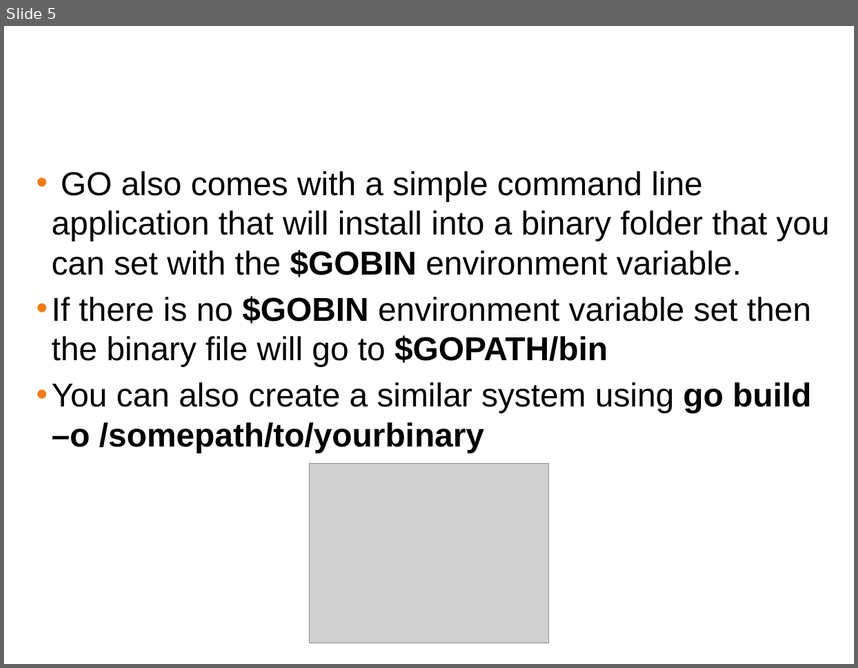
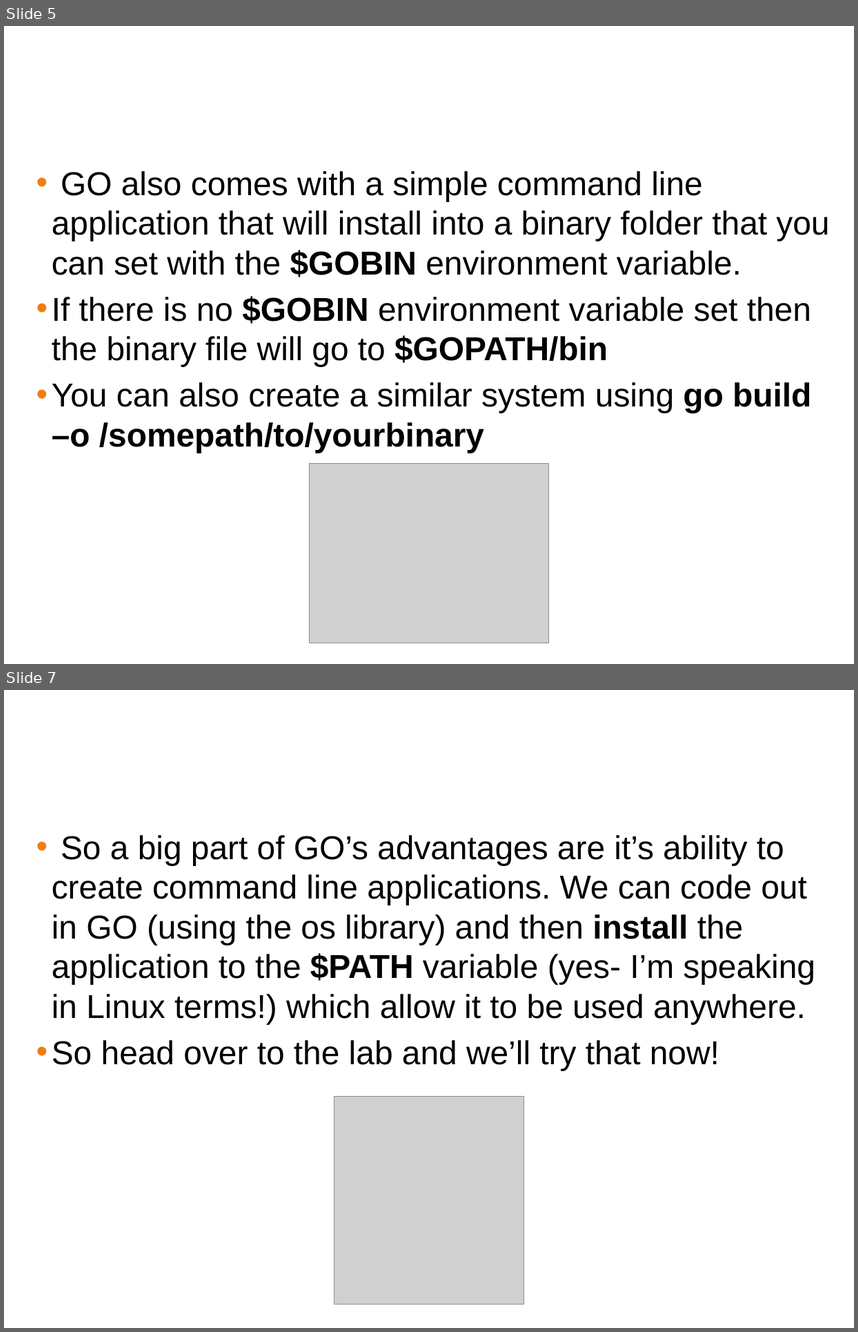
Before and after one commit to ferninphilly/golang_vmware, a slide deck: Module_5/presentations/module_5_presentation.pptx. Shown one above the other, each under a label of ours: slide 5 before the commit, slides 5 and 7 after it; the slides between them are not shown. The pictures are 858x668 and 858x1332 pixels, drawn with LibreOffice and Linux fonts; fonts in the diff are those of the drawing; grey boxes stand for pictures; background and template pictures are left out. Boxes give left, top, right and bottom in pixels: in the first picture for what was removed or moved away, otherwise in the second. Text is boxed around its words. In the diff, an @@ line names an element or a change of style, - is before the commit and + after.

```diff
--- a/Module_5/presentations/module_5_presentation.pptx
+++ b/Module_5/presentations/module_5_presentation.pptx
@@ slide 7 added at bbox=[4, 690, 854, 1328], background #FFFFFF @@
@@ title added at bbox=[11, 704, 846, 767], 38 pt, text #FFFFFF @@
+Create a command line application
@@ text added at bbox=[52, 835, 815, 1070], 28 pt, text #000000 @@
+• So a big part of GO’s advantages are it’s ability to create command line applications. We can code out in GO (using the os library) and then install the application to the $PATH variable (yes- I’m speaking in Linux terms!) which allow it to be used anywhere.
+• So head over to the lab and we’ll try that now!
@@ picture added at bbox=[334, 1096, 524, 1304] @@
```
Also in this commit, not shown: 1 slide changed, 6 other slides added, 1 slide removed, 1 other file.
